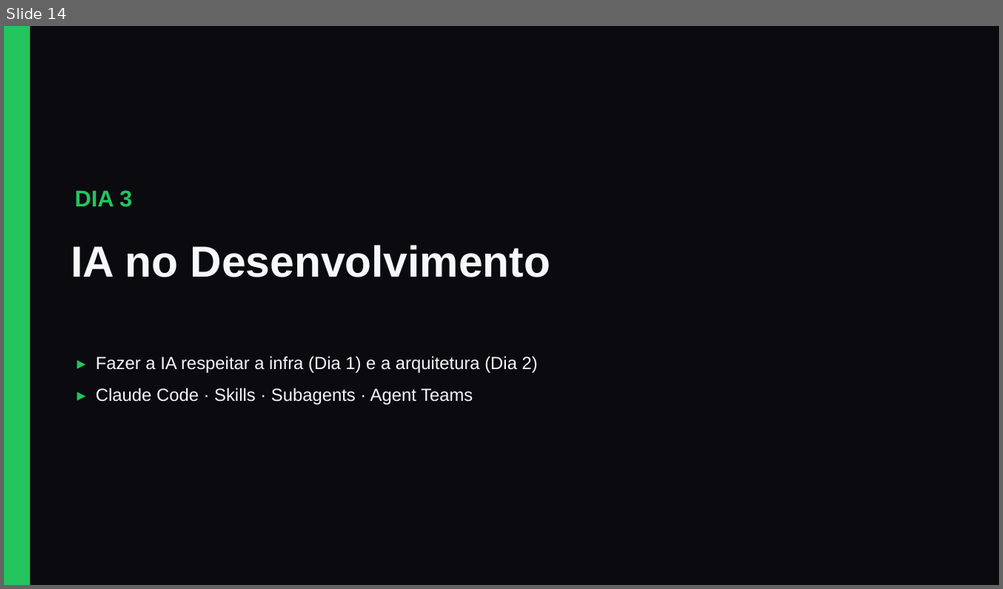
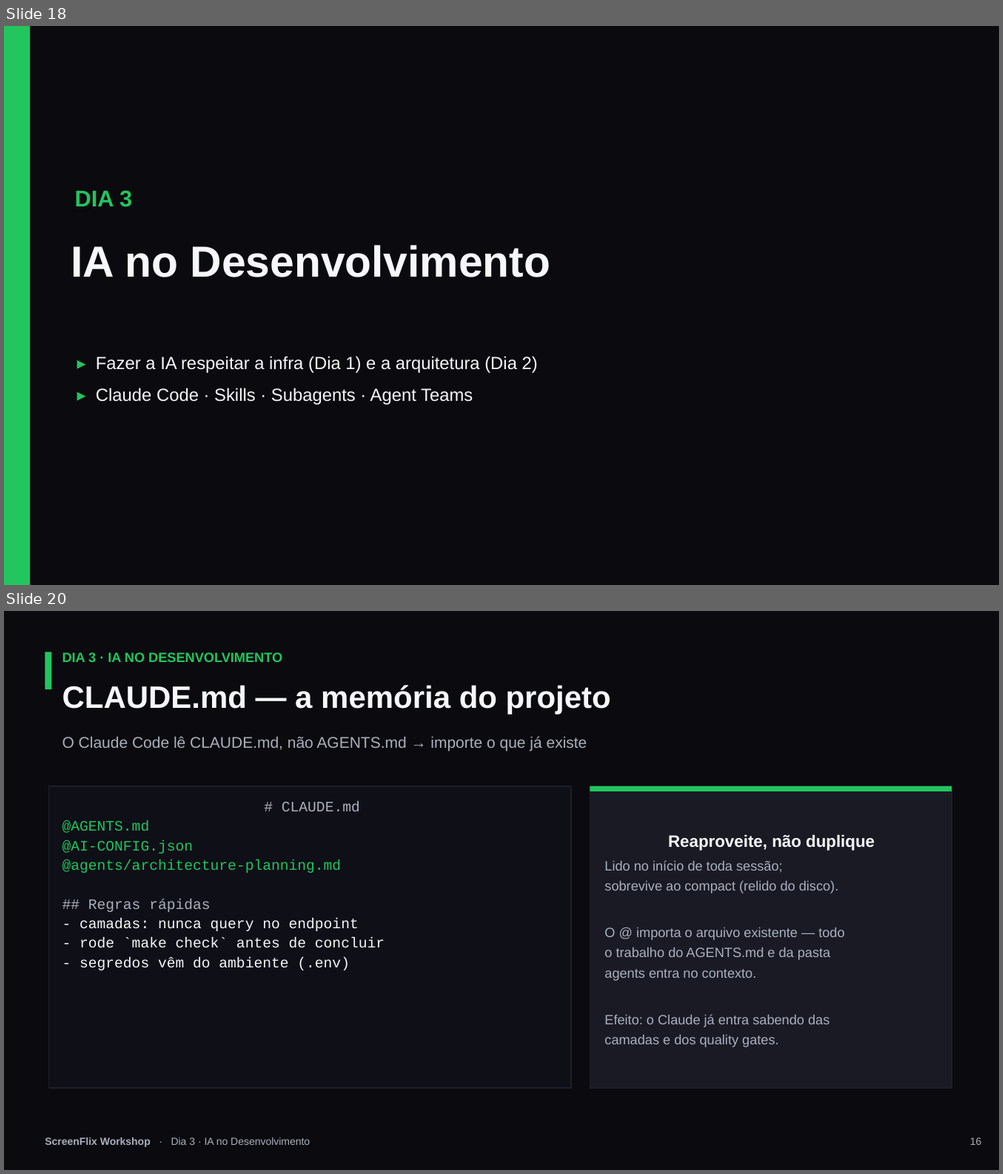
Before and after one commit to darcivieira/screenflix, a slide deck: docs/workshop/ScreenFlix-Workshop.pptx. Shown one above the other, each under a label of ours: slide 14 before the commit, slides 18 and 20 after it; the slides between them are not shown. The pictures are 1003x589 and 1003x1174 pixels, drawn with LibreOffice and Linux fonts; fonts in the diff are those of the drawing. Boxes give left, top, right and bottom in pixels: in the first picture for what was removed or moved away, otherwise in the second. Text is boxed around its words. In the diff, an @@ line names an element or a change of style, - is before the commit and + after.

```diff
--- a/docs/workshop/ScreenFlix-Workshop.pptx
+++ b/docs/workshop/ScreenFlix-Workshop.pptx
@@ slide 20 added at <box>4,611,999,1170</box>, background #FFFFFF @@
@@ rectangle added at <box>4,611,999,1170</box>, fill #0B0B0F @@
@@ rectangle added at <box>45,652,52,689</box>, fill #22C55E @@
@@ text added at <box>62,652,282,662</box>, 13 pt, text #22C55E, bold @@
+DIA 3 · IA NO DESENVOLVIMENTO
@@ text added at <box>62,685,611,714</box>, 30 pt, text #F5F7FA, bold @@
+CLAUDE.md — a memória do projeto
@@ text added at <box>62,736,587,751</box>, 15 pt, text #A9B0BD @@
+O Claude Code lê CLAUDE.md, não AGENTS.md → importe o que já existe
@@ rectangle added at <box>48,786,571,1088</box>, fill #0F0F17, outline #1E1E2A 1 pt, 14 pt, text #F5F7FA @@
+# CLAUDE.md
+@AGENTS.md
+@AI-CONFIG.json
+@agents/architecture-planning.md
+## Regras rápidas
+- camadas: nunca query no endpoint
+- rode `make check` antes de concluir
+- segredos vêm do ambiente (.env)
@@ rectangle added at <box>589,786,951,1088</box>, fill #1A1A25, outline #1E1E2A 1 pt, 13 pt, text #A9B0BD @@
+Reaproveite, não duplique
+Lido no início de toda sessão;
+sobrevive ao compact (relido do disco).
+O @ importa o arquivo existente — todo
+o trabalho do AGENTS.md e da pasta
+agents entra no contexto.
+Efeito: o Claude já entra sabendo das
+camadas e dos quality gates.
@@ rectangle added at <box>589,786,951,792</box>, fill #22C55E @@
@@ text added at <box>45,1138,310,1147</box>, 10 pt, text #A9B0BD @@
+ScreenFlix Workshop · Dia 3 · IA no Desenvolvimento
@@ text added at <box>970,1138,982,1145</box>, 10 pt, text #A9B0BD @@
+16
@@ what was slide 14 is now slide 18 @@
```
Also in this commit, not shown: 9 slides changed, 5 other slides added, 1 other file.
